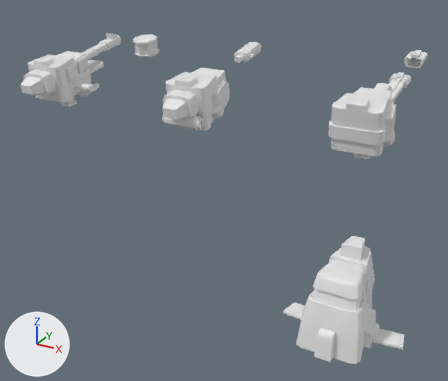
What one commit did to the FBX model Assets/Test/Turret/Turret_Level1.fbx.
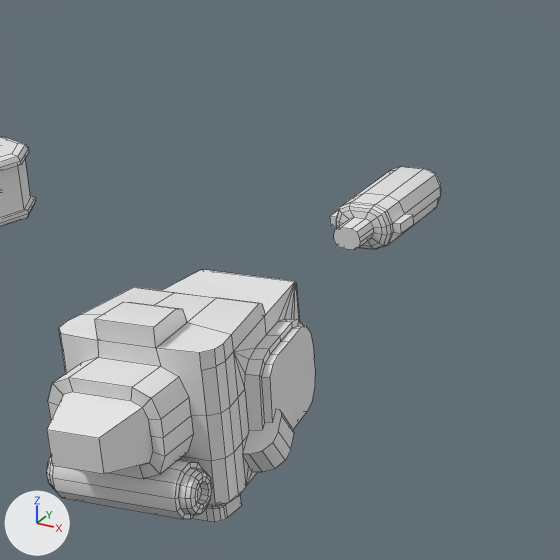
Each version appears first whole from a 50 mm camera at (-0.21, -2.871, 1.618) aimed at (-1.939, 0.273, 0.046), and next in a close-up on the part from 34% to 65% of the width and 0% to 37% of the height. The lights are fixed; the arrows at lower left show +X, +Y and +Z. The close-ups show mesh edges as thin lines. Where no turn or scale is listed for an object, it has been applied to the vertices.

Names of what the first close-up shows: 'Magazine', 'Turret_Top_Missile', 'Turret_Top_MissileLauncher'.
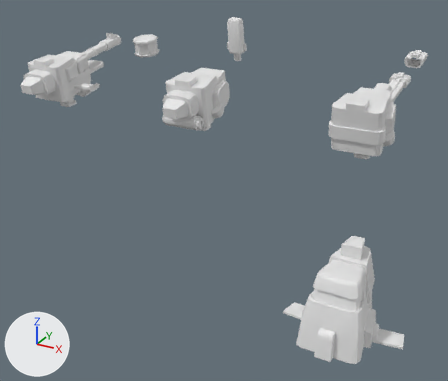
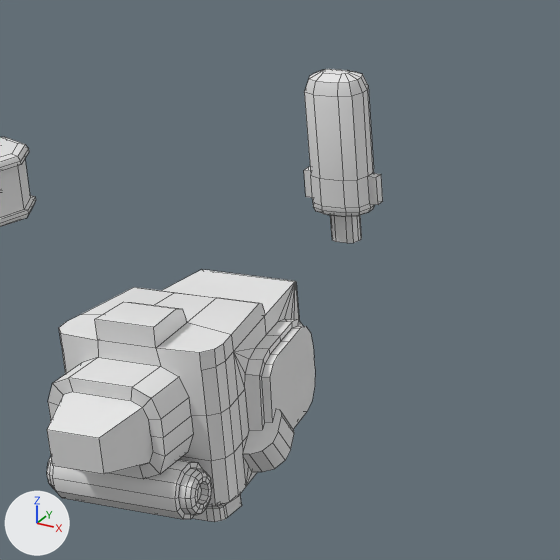
Boxes (x1, y1, x2, y2) around the edits, measured in the close-ups (560 x 560 px):
'Turret_Top_Missile', mesh turned, moved: before (330, 166, 441, 250); after (304, 69, 383, 243)

Edits to the bpy script that builds the scene:
```text
Change me_cube_015:
    where me_cube_015.from_pydata(...)  # 128 vertices, 118 faces; spans x -0.062..0.062, y 0.11..0.37, z 0.243..0.341
    used by ob_turret_top_missile; location = (-1.979, 0.408, 0.551)
    me_cube_015 part 1: the whole mesh is turned 90 degrees about the x axis through its middle, then moved by (0.0, -0.264, -0.165)
Change ob_turret_top_missile:
    ob_turret_top_missile.location: (-1.979, 0.408, 0.551) -> (-1.979, 0.52, 0.819)
```
